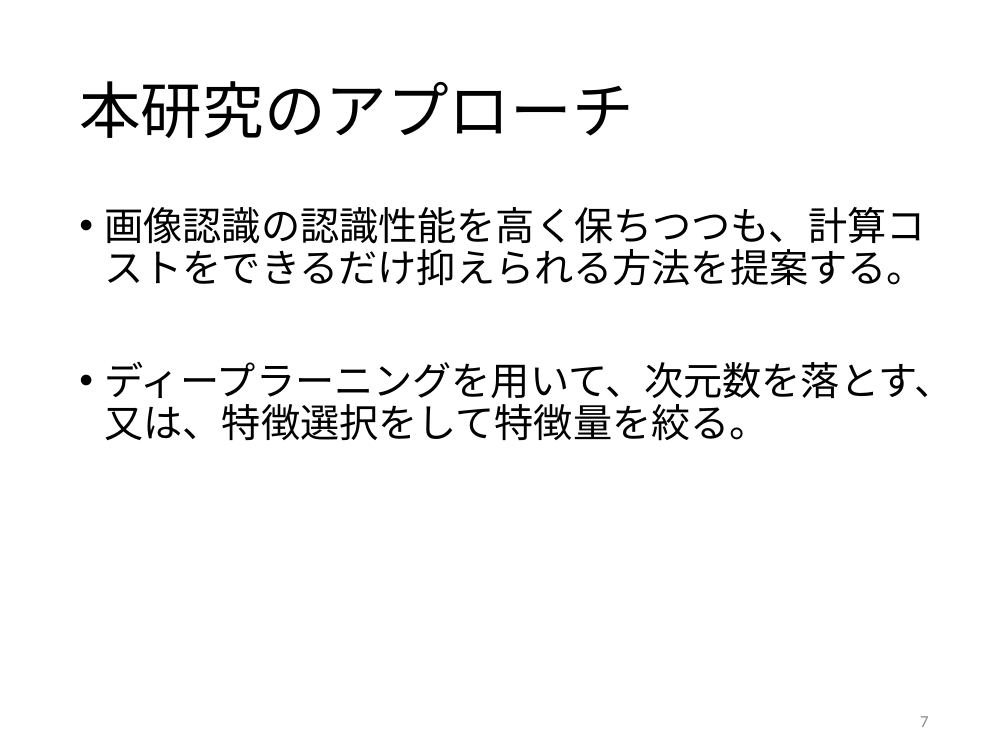
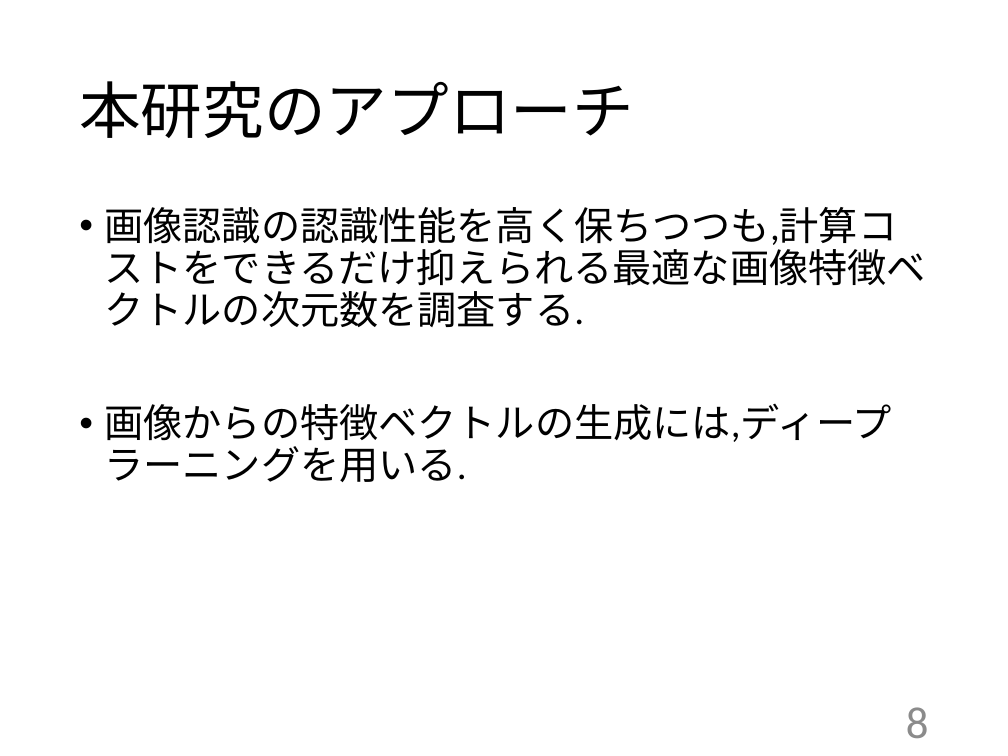
Before and after one commit to kait-takanolab/1821005-yoshioka-thesis, a slide deck: slide 8 of 1821005_中間発表.pptx (slide 7 before the commit). Drawn at 1008x756 pixels with LibreOffice and Linux fonts; fonts in the diff are those of the drawing. Boxes give left, top, right and bottom in pixels: in the first picture for what was removed or moved away, otherwise in the second. Text is boxed around its words. In the diff, an @@ line names an element or a change of style, - is before the commit and + after.

```diff
--- a/1821005_中間発表.pptx
+++ b/1821005_中間発表.pptx
@@ text at <box>105,207,926,482</box>: text changed @@
-• 画像認識の認識性能を高く保ちつつも、計算コストをできるだけ抑えられる方法を提案する。
-• ディープラーニングを用いて、次元数を落とす、又は、特徴選択をして特徴量を絞る。
+• 画像認識の認識性能を高く保ちつつも,計算コストをできるだけ抑えられる最適な画像特徴ベクトルの次元数を調査する.
+• 画像からの特徴ベクトルの生成には,ディープラーニングを用いる.
@@ page number at <box>906,707,929,738</box>: text changed; size 12 to 32 pt @@
-7
+8
```
Also in this commit, not shown: 8 other slides changed, 2 slides added.
